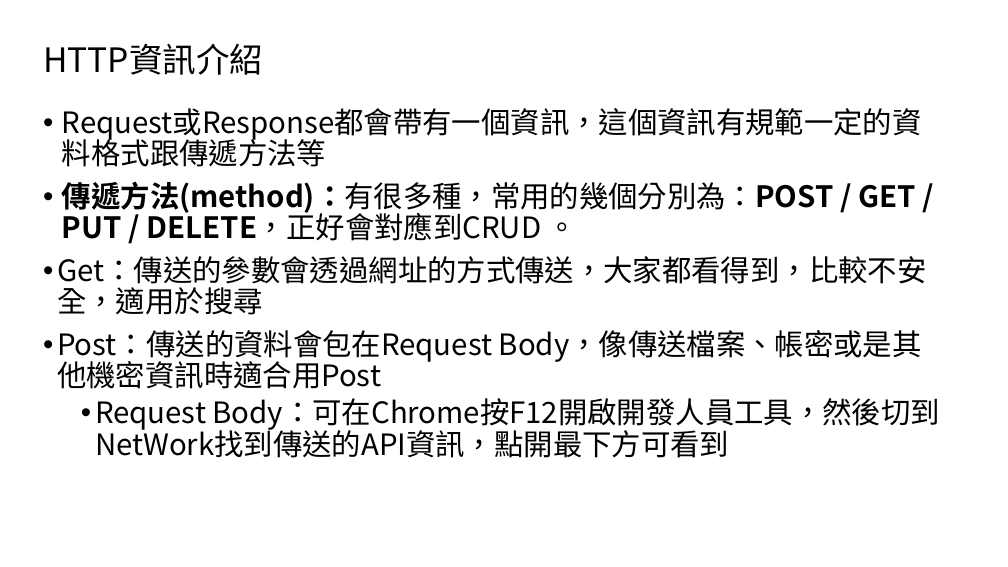
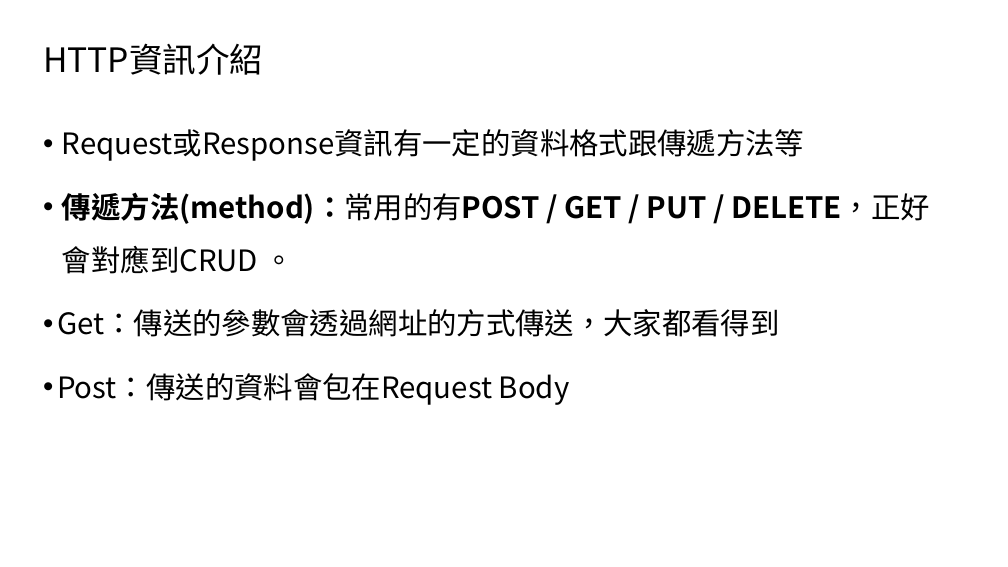
Before and after one commit to HueiYou/WebApiPractice, a slide deck: slide 10 of Web API教學與實做.pptx (slide 9 before the commit). Drawn at 1008x567 pixels with LibreOffice and Linux fonts; fonts in the diff are those of the drawing. Boxes give left, top, right and bottom in pixels: in the first picture for what was removed or moved away, otherwise in the second. Text is boxed around its words. In the diff, an @@ line names an element or a change of style, - is before the commit and + after.

```diff
--- a/Web API教學與實做.pptx
+++ b/Web API教學與實做.pptx
@@ text at (x1=57, y1=129, x2=929, y2=405): text changed @@
-• Request或Response都會帶有一個資訊，這個資訊有規範一定的資料格式跟傳遞方法等
-• 傳遞方法(method)：有很多種，常用的幾個分別為：POST / GET / PUT / DELETE，正好會對應到CRUD 。
-• Get：傳送的參數會透過網址的方式傳送，大家都看得到，比較不安全，適用於搜尋
-• Post：傳送的資料會包在Request Body，像傳送檔案、帳密或是其他機密資訊時適合用Post
-  • Request Body：可在Chrome按F12開啟開發人員工具，然後切到NetWork找到傳送的API資訊，點開最下方可看到
+• Request或Response資訊有一定的資料格式跟傳遞方法等
+• 傳遞方法(method)：常用的有POST / GET / PUT / DELETE，正好會對應到CRUD 。
+• Get：傳送的參數會透過網址的方式傳送，大家都看得到
+• Post：傳送的資料會包在Request Body
```
Also in this commit, not shown: 6 other slides changed, 1 slide added.
